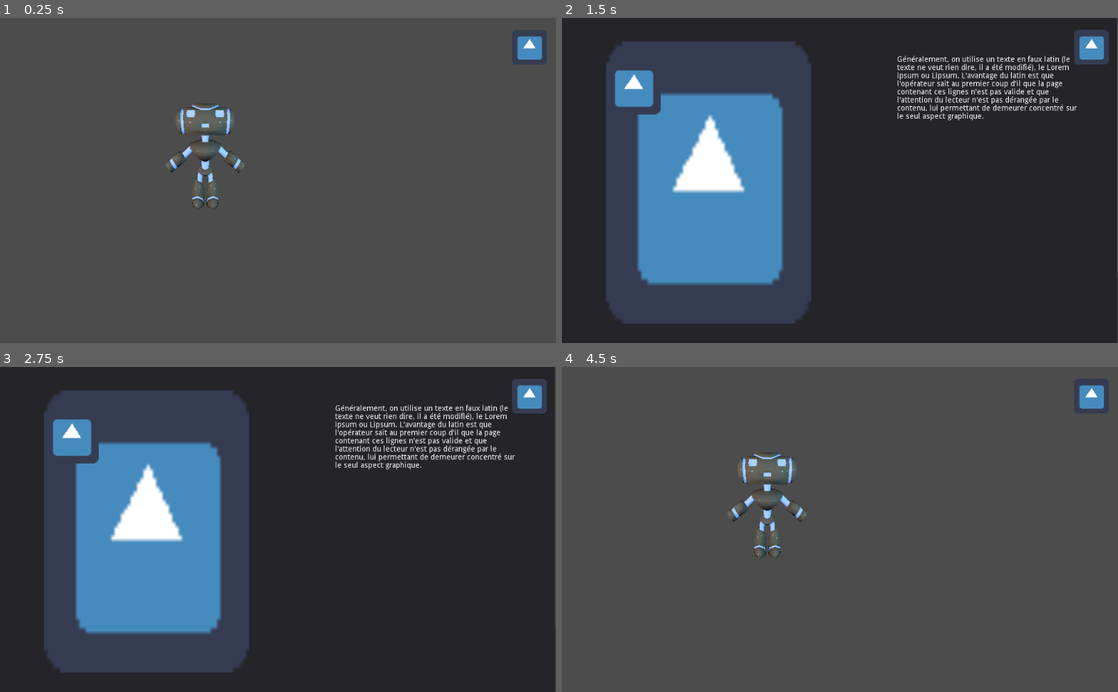
Above: before the commit, frames 1-4 (two rows, left to right).
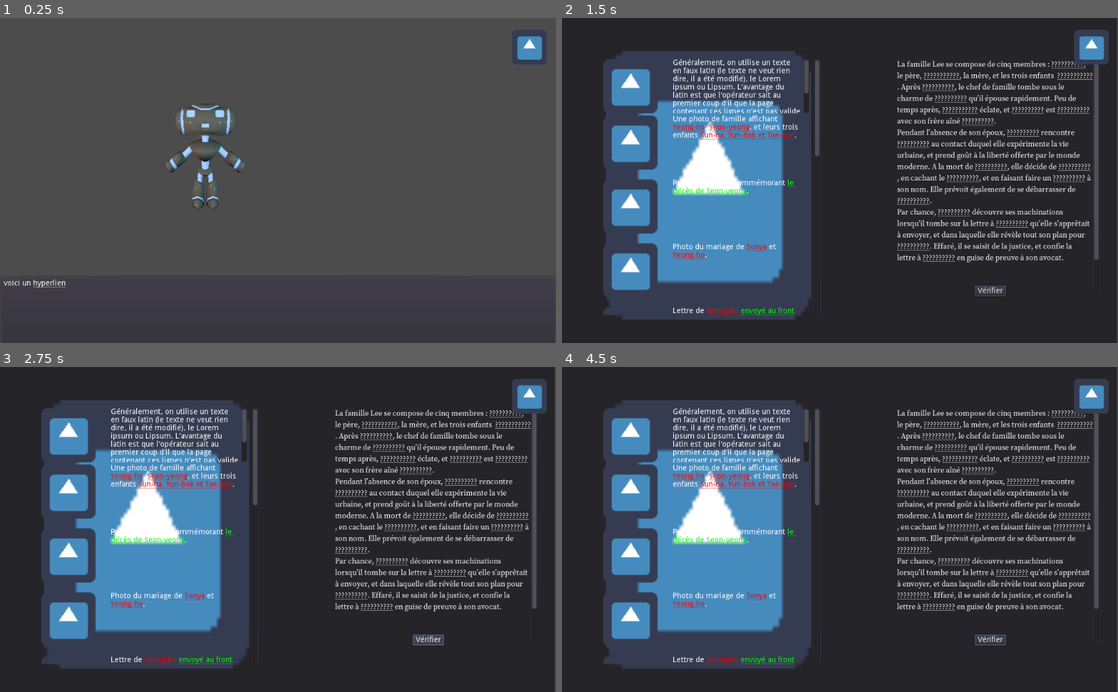
Above: after the commit, the same moments.

Repository: garipdk/SGJ23-SBG-bibmbap
Game: Godot game, scene res://scenes/Tableau1.tscn
Two runs of this game, one before a commit and one after it. Both use one fixed random seed, a clock stepped at 60 frames per second and the inputs below. The engine's default icon, where the game draws it, is replaced by a stand-in: a white triangle on a blue panel in a dark square.
Inputs (mouse positions are in pixels of both pictures, inside the frame that each line leads up to):
- Up to frame 1 (0.25 s): no input
- Up to frame 2 (1.5 s): tap Enter at 0.5 s; move the mouse to (923, 209) at 0.52 s; click (923, 209) at 0.67 s; click (1090, 47) at 1.25 s
- Up to frame 3 (2.75 s): click (428, 640) at 2 s, where only the run after the commit has a clickable "Vérifier"
- Up to frame 4 (4.5 s): click (990, 640) at 2.75 s, where only the run after the commit has a clickable "Vérifier"; click (990, 640) at 3.5 s, where only the run after the commit has a clickable "Vérifier"; tap Space at 4.25 s; move the mouse to (840, 529) at 4.27 s; click (840, 529) at 4.42 s

The runs differ from the first frame. In frame 1, 0.1% of the frame differs, in the area x 0-12%, y 80-83%; in frame 2, 16%; in frame 3, 16%; in frame 4, 84%, in the area x 0-100%, y 0-100%.

Commit message:
systeme enquete

Diff:
--- a/hypertexte_texts.gd
+++ b/hypertexte_texts.gd
@@ -23,9 +23,145 @@
 }
 
 var enquete_item_description = {
-	"key":{
-		"text":"C'est objet appartient à [url=Yun-bok]Yun-bok[/url], fils de [url=Seon-yeong]Seon-yeong[/url].",
+	"photo_famille":{
+		"text":"Une photo de famille affichant [color=*person*][url=Yeong-ho]Yeong-ho[/url][/color], [color=*person*][url=Seon-yeong]Seon-yeong[/url][/color], et leurs trois enfants [color=*person*][url=Sun-na, Yun-bok et Tae-sun]Sun-na, Yun-bok et Tae-sun[/url][/color].",
+		"hidden_texture_path":"res://icon.png",
+		"found_texture_path":"res://icon.png"
+	},
+	"photo_deces":{
+		"text":"Portrait funéraire commémorant [color=*event*][url=le décès de Seon-yeong]le décès de Seon-yeong[/url][/color].",
+		"hidden_texture_path":"res://icon.png",
+		"found_texture_path":"res://icon.png"
+	},
+	"photo_mariage":{
+		"text":"Photo du mariage de [color=*person*][url=Sonya]Sonya[/url][/color] et [color=*person*][url=Yeong-ho]Yeong-ho[/url][/color].",
+		"hidden_texture_path":"res://icon.png",
+		"found_texture_path":"res://icon.png"
+	},
+	"lettre_front":{
+		"text":"Lettre de [color=*person*][url=Yeong-ho]Yeong-ho[/url][/color] [color=*event*][url=envoyé au front]envoyé au front[/url][/color] pendant [color=*event*][url=la guerre de Corée]la guerre de Corée[/url][/color] avec [color=*person*][url=Cheol-ho]Cheol-ho[/url][/color].",
+		"hidden_texture_path":"res://icon.png",
+		"found_texture_path":"res://icon.png"
+	},
+	"photo_front":{
+		"text":"Photo de [color=*person*][url=Yeong-ho]Yeong-ho[/url][/color] envoyé au front pendant [color=*event*][url=la guerre de Corée]la guerre de Corée[/url][/color] avec [color=*person*][url=Cheol-ho]Cheol-ho[/url][/color].",
+		"hidden_texture_path":"res://icon.png",
+		"found_texture_path":"res://icon.png"
+	},
+	"journal":{
+		"text":"Une page du journal intime de [color=*person*][url=Sonya]Sonya[/url][/color], dans lequel elle mentionne [color=*person*][url=Michael, un soldat américain]Michael, un soldat américain[/url][/color].",
+		"hidden_texture_path":"res://icon.png",
+		"found_texture_path":"res://icon.png"
+	},
+	"telegramme":{
+		"text":"Télégramme annonçant le décès de [color=*person*][url=Yeong-ho]Yeong-ho[/url][/color].",
+		"hidden_texture_path":"res://icon.png",
+		"found_texture_path":"res://icon.png"
+	},
+	"lettre_michael":{
+		"text":"Lettre à [color=*person*][url=Michael, un soldat américain]Michael[/url][/color], où [color=*person*][url=Sonya]Sonya[/url][/color] décrit son plan pour [color=*event*][url=s’emparer de la demeure familiale]s’emparer de la demeure familiale[/url][/color] et se débarrasser des enfants.",
+		"hidden_texture_path":"res://icon.png",
+		"found_texture_path":"res://icon.png"
+	},
+	"titre_proprio":{
+		"text":"[color=*object*][url=Titre de propriété]Titre de propriété[/url][/color] au nom de Sonya, pour [color=*event*][url=s’emparer de la demeure familiale]s’emparer de la demeure familiale[/url][/color].",
+		"hidden_texture_path":"res://icon.png",
+		"found_texture_path":"res://icon.png"
+	},
+	"testament":{
+		"text":"[color=*object*][url=le testament de Yeong-ho]Le testament de Yeong-ho[/url][/color], dans lequel il désigne ses enfants comme ses uniques successeurs.",
 		"hidden_texture_path":"res://icon.png",
 		"found_texture_path":"res://icon.png"
 	}
 }
+
+var text_colors_keys = {
+	"*person*":"#ff0000",
+	"*event*":"#00ff00",
+	"*object*":"#0000ff"
+}
+
+var enquete_item_type = {
+	"name is key":{
+		"type":"person or event"
+	},
+	"Yun-bok":{
+		"type":"person"
+	},
+	"Yeong-ho":{
+		"type":"person"
+	},
+	"Seon-yeong":{
+		"type":"person"
+	},
+	"Sun-na, Yun-bok et Tae-sun":{
+		"type":"person"
+	},
+	"Michael, un soldat américain":{
+		"type":"person"
+	},
+	"Sonya":{
+		"type":"person"
+	},
+	"Cheol-ho":{
+		"type":"person"
+	},
+	"le décès de Seon-yeong":{
+		"type":"event"
+	},
+	"la guerre de Corée":{
+		"type":"event"
+	},
+	"s’emparer de la demeure familiale":{
+		"type":"event"
+	},
+	"demeure":{
+		"type":"event"
+	},
+	"le testament de Yeong-ho":{
+		"type":"object"
+	},
+	"lettre à Michael":{
+		"type":"object"
+	},
+	"envoyé au front":{
+		"type":"event"
+	},
+	"proprio":{
+		"type":"object"
+	},
+	"Titre de propriété":{
+		"type":"object"
+	}
+}
+
+#correspondance between meta in the text and keys in enquete_item_type
+var in_text_correspondances = {
+	"Yeong-ho_A":"Yeong-ho",
+	"Yeong-ho_B":"Yeong-ho",
+	"Yeong-ho_C":"Yeong-ho",
+	"Seon-yeong":"Seon-yeong",
+	"enfants_A":"Sun-na, Yun-bok et Tae-sun",
+	"enfants_B":"Sun-na, Yun-bok et Tae-sun",
+	"funeraire":"le décès de Seon-yeong",
+	"Sonya_A":"Sonya",
+	"Sonya_B":"Sonya",
+	"guerre":"la guerre de Corée",
+	"front":"envoyé au front",
+	"Cheol-ho_A":"Cheol-ho",
+	"Cheol-ho_B":"Cheol-ho",
+	"Michael_A":"Michael, un soldat américain",
+	"Michael_B":"Michael, un soldat américain",
+	"Michael_C":"Michael, un soldat américain",
+	"demeure_A":"demeure",
+	"demeure_B":"demeure",
+	"testament":"le testament de Yeong-ho",
+	"proprio":"proprio",
+	"lettre_michael_A":"lettre_michael",
+	"lettre_michael_B":"lettre_michael",
+	"plan":"plan"
+}
+
+var good_text = "12 [url=guerre]la guerre de Corée[/url] 34" #complete resolution text
+var base_text = "" #text with all the placeholders, initialise from the bbcode at ready in phrase_enquete
+var end_sentance = "Une fois le verdict prononcé en sa défaveur, Sonya se retrouve finalement contrainte de partir sans demander son reste. Les enfants seront élevés par leur oncle."
--- a/project.godot
+++ b/project.godot
@@ -33,6 +33,14 @@
 
 common/drop_mouse_on_gui_input_disabled=true
 
+[input]
+
+left_click={
+"deadzone": 0.5,
+"events": [ Object(InputEventMouseButton,"resource_local_to_scene":false,"resource_name":"","device":-1,"alt":false,"shift":false,"control":false,"meta":false,"command":false,"button_mask":0,"position":Vector2( 0, 0 ),"global_position":Vector2( 0, 0 ),"factor":1.0,"button_index":1,"pressed":false,"doubleclick":false,"script":null)
+ ]
+}
+
 [physics]
 
 common/enable_pause_aware_picking=true
--- /dev/null
+++ b/scenes/completing_cursor.gd
@@ -0,0 +1,18 @@
+extends Node2D
+
+export(Vector2) var cursor_offset = Vector2(0,-15)
+
+func _ready():
+	disable_cursor()
+
+func disable_cursor():
+	visible = false
+	set_process(false)
+
+func set_cursor(label_text:String):
+	visible = true
+	set_process(true)
+	$Label.text = label_text
+
+func _process(delta):
+	global_position = get_global_mouse_position()+cursor_offset
--- a/scenes/menu_enquete.tscn
+++ b/scenes/menu_enquete.tscn
@@ -1,9 +1,37 @@
-[gd_scene load_steps=5 format=2]
+[gd_scene load_steps=14 format=2]
 
 [ext_resource path="res://scripts-gdscript/menu_enquete.gd" type="Script" id=1]
 [ext_resource path="res://icon.png" type="Texture" id=2]
 [ext_resource path="res://scenes/item_presentation.tscn" type="PackedScene" id=3]
-[ext_resource path="res://scenes/phrase_enigme.gd" type="Script" id=4]
+[ext_resource path="res://scripts-gdscript/phrase_enigme.gd" type="Script" id=4]
+[ext_resource path="res://scenes/completing_cursor.gd" type="Script" id=5]
+[ext_resource path="res://assets/fonts/SourceSerifPro-Regular.otf" type="DynamicFontData" id=6]
+[ext_resource path="res://assets/fonts/SourceSerifPro-Black.otf" type="DynamicFontData" id=7]
+[ext_resource path="res://scripts-gdscript/GO_menu.gd" type="Script" id=8]
+
+[sub_resource type="DynamicFont" id=1]
+size = 14
+font_data = ExtResource( 6 )
+
+[sub_resource type="Theme" id=2]
+default_font = SubResource( 1 )
+
+[sub_resource type="StyleBoxFlat" id=3]
+corner_radius_top_left = 5
+corner_radius_top_right = 5
+corner_radius_bottom_right = 5
+corner_radius_bottom_left = 5
+expand_margin_left = 4.0
+expand_margin_right = 4.0
+expand_margin_top = 3.0
+expand_margin_bottom = 3.0
+
+[sub_resource type="DynamicFont" id=4]
+font_data = ExtResource( 7 )
+
+[sub_resource type="Theme" id=5]
+default_font = SubResource( 4 )
+Label/styles/normal = SubResource( 3 )
 
 [node name="menu_enquete" type="Control"]
 margin_right = 1027.0
@@ -20,23 +48,111 @@
 [node name="page" type="Node2D" parent="carnet"]
 
 [node name="Sprite" type="Sprite" parent="carnet/page"]
-position = Vector2( 188, 260.5 )
-scale = Vector2( 5.90625, 8.14063 )
+position = Vector2( 188, 266 )
+scale = Vector2( 5.90625, 7.75 )
 texture = ExtResource( 2 )
 
-[node name="VBoxContainer" type="VBoxContainer" parent="carnet"]
-margin_top = 35.0
-margin_right = 378.0
-margin_bottom = 164.0
+[node name="ScrollContainer" type="ScrollContainer" parent="carnet"]
+margin_left = -6.0
+margin_top = 33.0
+margin_right = 394.0
+margin_bottom = 505.0
+rect_min_size = Vector2( 400, 0 )
 
-[node name="item_presentation" parent="carnet/VBoxContainer" instance=ExtResource( 3 )]
+[node name="VBoxContainer" type="VBoxContainer" parent="carnet/ScrollContainer"]
+margin_right = 380.0
+margin_bottom = 100.0
+rect_min_size = Vector2( 380, 0 )
+
+[node name="item_presentation" parent="carnet/ScrollContainer/VBoxContainer" instance=ExtResource( 3 )]
+margin_right = 380.0
 
 [node name="phrase_enigme" type="RichTextLabel" parent="."]
 margin_left = 617.0
-margin_top = 70.0
-margin_right = 957.0
-margin_bottom = 387.0
-text = "Généralement, on utilise un texte en faux latin (le texte ne veut rien dire, il a été modifié), le Lorem ipsum ou Lipsum. L'avantage du latin est que l'opérateur sait au premier coup d'œil que la page contenant ces lignes n'est pas valide et que l'attention du lecteur n'est pas dérangée par le contenu, lui permettant de demeurer concentré sur le seul aspect graphique."
+margin_top = 75.0
+margin_right = 990.0
+margin_bottom = 508.0
+theme = SubResource( 2 )
+bbcode_enabled = true
+bbcode_text = "La famille Lee se compose de cinq membres : [url=Yeong-ho_A]??????????[/url], le père, [url=Seon-yeong]???????????[/url], la mère, et les trois enfants  [url=enfants_A]???????????[/url]. Après [url=funeraire]??????????[/url], le chef de famille tombe sous le charme de [url=Sonya_A]??????????[/url] qu’il épouse rapidement. Peu de temps après, [url=guerre]???????????[/url] éclate, et [url=Yeong-ho_B]??????????[/url] est [url=front]??????????[/url] avec son frère aîné [url=Cheol-ho_A]??????????[/url].
+Pendant l’absence de son époux, [url=Sonya_B]??????????[/url] rencontre [url=Michael]??????????[/url] au contact duquel elle expérimente la vie urbaine, et prend goût à la liberté offerte par le monde moderne. A la mort de [url=Yeong-ho_C]??????????[/url], elle décide de [url=demeure_A]??????????[/url], en cachant le [url=testament]??????????[/url], et en faisant faire un [url=proprio]??????????[/url] à son nom. Elle prévoit également de se débarrasser de[url=enfants_B]??????????[/url].
+Par chance, [url=Cheol-ho_B]??????????[/url] découvre ses machinations lorsqu’il tombe sur la lettre à [url=Michael_B]??????????[/url] qu’elle s’apprêtait à envoyer, et dans laquelle elle révèle tout son plan pour [url=demeure_B]??????????[/url]. Effaré, il se saisit de la justice, et confie la lettre à [url=Michael_C]??????????[/url] en guise de preuve à son avocat.
+
+
+
+
+
+"
+text = "La famille Lee se compose de cinq membres : ??????????, le père, ???????????, la mère, et les trois enfants  ???????????. Après ??????????, le chef de famille tombe sous le charme de ?????????? qu’il épouse rapidement. Peu de temps après, ??????????? éclate, et ?????????? est ?????????? avec son frère aîné ??????????.
+Pendant l’absence de son époux, ?????????? rencontre ?????????? au contact duquel elle expérimente la vie urbaine, et prend goût à la liberté offerte par le monde moderne. A la mort de ??????????, elle décide de ??????????, en cachant le ??????????, et en faisant faire un ?????????? à son nom. Elle prévoit également de se débarrasser de??????????.
+Par chance, ?????????? découvre ses machinations lorsqu’il tombe sur la lettre à ?????????? qu’elle s’apprêtait à envoyer, et dans laquelle elle révèle tout son plan pour ??????????. Effaré, il se saisit de la justice, et confie la lettre à ?????????? en guise de preuve à son avocat.
+
+
+
+
+
+"
 script = ExtResource( 4 )
 
+[node name="completing_cursor" type="Node2D" parent="."]
+script = ExtResource( 5 )
+
+[node name="Label" type="Label" parent="completing_cursor"]
+margin_right = 40.0
+margin_bottom = 14.0
+theme = SubResource( 5 )
+
+[node name="check_button" type="Button" parent="."]
+margin_left = 760.0
+margin_top = 494.0
+margin_right = 818.0
+margin_bottom = 514.0
+text = "Vérifier"
+
+[node name="GO_menu" type="Control" parent="."]
+visible = false
+margin_right = 1025.0
+margin_bottom = 601.0
+script = ExtResource( 8 )
+
+[node name="ColorRect" type="ColorRect" parent="GO_menu"]
+margin_left = -16.0
+margin_top = -23.0
+margin_right = 1040.0
+margin_bottom = 639.0
+color = Color( 0.180392, 0.180392, 0.180392, 1 )
+
+[node name="titre" type="Label" parent="GO_menu"]
+margin_left = 355.0
+margin_top = 60.0
+margin_right = 634.0
+margin_bottom = 74.0
+text = "Félicitation, vous avez reconstitué l'histoire"
+
+[node name="texte complet" type="RichTextLabel" parent="GO_menu"]
+margin_left = 177.0
+margin_top = 135.0
+margin_right = 776.0
+margin_bottom = 333.0
+bbcode_enabled = true
+bbcode_text = "The quick brown fox"
+meta_underlined = false
+text = "The quick brown fox"
+
+[node name="credits" type="RichTextLabel" parent="GO_menu"]
+visible = false
+margin_left = 177.0
+margin_top = 135.0
+margin_right = 217.0
+margin_bottom = 175.0
+
+[node name="Button" type="Button" parent="GO_menu"]
+visible = false
+margin_left = 482.0
+margin_top = 551.0
+margin_right = 533.0
+margin_bottom = 571.0
+text = "replay"
+
 [connection signal="meta_clicked" from="phrase_enigme" to="phrase_enigme" method="_on_phrase_enigme_meta_clicked"]
+[connection signal="pressed" from="check_button" to="phrase_enigme" method="_on_check_button_pressed"]
--- a/scenes/phrase_enigme.gd
+++ /dev/null
@@ -1,10 +0,0 @@
-extends RichTextLabel
-
-func _on_phrase_enigme_meta_clicked(meta):
-	if get_parent().is_completing:
-		#complete
-
-		pass
-	else:
-		#display tuto infos
-		pass
--- /dev/null
+++ b/scenes/v_spacer.tscn
@@ -0,0 +1,7 @@
+[gd_scene format=2]
+
+[node name="v_spacer" type="Control"]
+margin_top = 104.0
+margin_right = 378.0
+margin_bottom = 114.0
+rect_min_size = Vector2( 0, 10 )
--- /dev/null
+++ b/scripts-gdscript/GO_menu.gd
@@ -0,0 +1,17 @@
+extends Control
+
+func _ready():
+	#hide or smthing
+	hide_go()
+
+func hide_go():
+	visible = false
+
+func show_go():
+	#visibility
+	visible = true
+
+	#generate text
+	var to_display_text = HypertexteTexts.good_text + "\n\n" + HypertexteTexts.end_sentance
+
+	$"texte complet".bbcode_text = to_display_text
--- a/scripts-gdscript/GameState.gd
+++ b/scripts-gdscript/GameState.gd
@@ -7,6 +7,7 @@
 var objects_clicked : Array
 
 signal object_click(object_name, object_type)
+signal keyword_selected(item_name, item_type)
 
 func _ready():
 	unused_var_warnings = connect("object_click", self, "_on_Object_Clicked")
--- a/scripts-gdscript/item_presentation.gd
+++ b/scripts-gdscript/item_presentation.gd
@@ -21,7 +21,10 @@
 
 	#load text
 	if HypertexteTexts.enquete_item_description.has(self_name):
-		$item_presentation_text.bbcode_text = item_dico["text"]
+		var new_bbcode = item_dico["text"]
+		for color_key in HypertexteTexts.text_colors_keys:
+			new_bbcode = new_bbcode.replace(color_key,HypertexteTexts.text_colors_keys[color_key])
+		$item_presentation_text.bbcode_text = new_bbcode
 
 func on_object_click(object_name, object_type):
 	if is_discovered:return
@@ -30,7 +33,10 @@
 		$item_presentation_text.visible = true
 
 func _on_item_presentation_text_meta_clicked(meta):
-	#check dictionnary w/ meta
-	pass
-#	var info_dico = parse_json(meta)
-#	print(info_dico)
+	if not HypertexteTexts.enquete_item_type.has(meta):
+		print("ERREUR, objet inconnu : "+String(meta))
+		return
+
+	var item_type_dico = HypertexteTexts.enquete_item_type[meta]
+	var item_type = item_type_dico["type"]
+	GameState.emit_signal("keyword_selected",meta,item_type)
--- a/scripts-gdscript/menu_enquete.gd
+++ b/scripts-gdscript/menu_enquete.gd
@@ -1,12 +1,41 @@
 extends Control
 
+const ITEM_CONTAINER = preload("res://scenes/item_presentation.tscn")
+const SPACER = preload("res://scenes/v_spacer.tscn")
+
 var is_completing = false
+var current_item = ""
+var current_item_type = ""
 
 func _ready():
 	_on_menu_button_toggled(false)
-	#GameState.emit_signal("object_click","key","test")
+
+	GameState.connect("keyword_selected",self,"on_keyword_selected")
+
+	#add item_conterners
+	for key in HypertexteTexts.enquete_item_description:
+		var item_container = ITEM_CONTAINER.instance()
+		item_container.self_name = key
+		$carnet/ScrollContainer/VBoxContainer.add_child(item_container)
+		var spacer = SPACER.instance()
+		$carnet/ScrollContainer/VBoxContainer.add_child(spacer)
+
+	#DEBUG signal
+	print('debug signal in menu_enquete')
+	for key in HypertexteTexts.enquete_item_description:
+		GameState.emit_signal("object_click",key,"test")
 
 func _on_menu_button_toggled(button_pressed):
 	visible = button_pressed
 	if button_pressed == false:
 		is_completing = false
+
+func on_keyword_selected(item_name,item_type):
+	is_completing = true
+	current_item = item_name
+	current_item_type = item_type
+	$completing_cursor.set_cursor(item_name)
+
+func keyword_deselect():
+	is_completing = false
+	$completing_cursor.disable_cursor()
--- /dev/null
+++ b/scripts-gdscript/phrase_enigme.gd
@@ -0,0 +1,56 @@
+extends RichTextLabel
+
+var placeholder = "?" #symbol used for places to complete
+
+func _ready():
+	HypertexteTexts.base_text = bbcode_text
+
+func _on_phrase_enigme_meta_clicked(meta):
+	if get_parent().is_completing:
+		#check if good type
+		var meta_item = HypertexteTexts.in_text_correspondances[meta]
+		var meta_type = HypertexteTexts.enquete_item_type[meta_item]["type"]
+		if meta_type == get_parent().current_item_type:
+
+			#complete
+			#get_text
+			var display_text = bbcode_text
+			var replace_text = get_parent().current_item
+
+			#replace text between meta+"]" and "[" w/ my replace_text
+			var pos_begin = display_text.find(meta)+meta.length()+1
+			var end_pos = display_text.find("[",pos_begin)
+			display_text.erase(pos_begin,end_pos-pos_begin)
+			display_text = display_text.insert(pos_begin,get_parent().current_item)
+
+			bbcode_text = display_text
+
+			#unselect
+			get_parent().keyword_deselect()
+		else:
+			#bad type
+#			print("bad type selected")
+			pass
+	else:
+		#display tuto infos
+		pass
+
+
+func _on_check_button_pressed():
+	var display_text = bbcode_text
+	if display_text.find(placeholder) == -1:
+		#no place holder
+
+		#-> reset cursor
+		get_parent().keyword_deselect()
+
+		#-> check text
+		if display_text == HypertexteTexts.good_text:
+			print("success")
+			get_parent().get_node("GO_menu").show_go()
+		else:
+			printt("echec...",display_text,HypertexteTexts.good_text)
+			bbcode_text = HypertexteTexts.base_text
+	else :
+		#text not completed
+		pass
Binary file added: assets/fonts/SourceSerifPro-Black.otf
Binary file added: assets/fonts/SourceSerifPro-BlackIt.otf
Binary file added: assets/fonts/SourceSerifPro-Bold.otf
Binary file added: assets/fonts/SourceSerifPro-BoldIt.otf
Binary file added: assets/fonts/SourceSerifPro-ExtraLight.otf
Binary file added: assets/fonts/SourceSerifPro-ExtraLightIt.otf
Binary file added: assets/fonts/SourceSerifPro-It.otf
Binary file added: assets/fonts/SourceSerifPro-Light.otf
Binary file added: assets/fonts/SourceSerifPro-LightIt.otf
Binary file added: assets/fonts/SourceSerifPro-Regular.otf
Binary file added: assets/fonts/SourceSerifPro-Semibold.otf
Binary file added: assets/fonts/SourceSerifPro-SemiboldIt.otf
